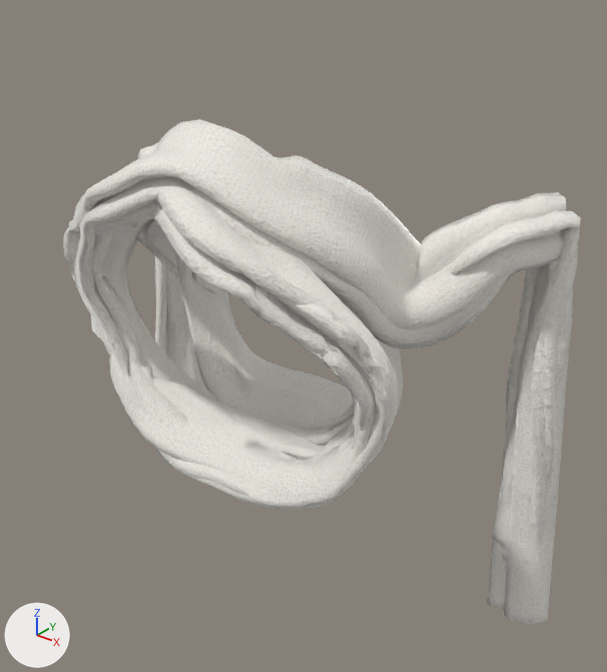
The glTF model play/models/towel/towel_sim.glb: old version first, new version second.
Camera for both pictures: a 50 mm camera at (0.267, -0.387, 0.156) aimed at (0.008, -0.064, -0.044). Lighting does not change. The marker at lower left points along +X, +Y and +Z. The older version comes first. Where no turn or scale is listed for an object, it has been applied to the vertices.

Before the edit, the objects in view are built like this:
```python
me_towel_patient02 = bpy.data.meshes.new('towel_patient02')
me_towel_patient02.from_pydata(...)  # 3488 vertices, 6972 faces; spans x -0.142..0.142, y -0.16..0.003, z -0.115..0.115
me_towel_patient02.materials.append(mat_towel_cloth)
me_towel_patient03 = bpy.data.meshes.new('towel_patient03')
me_towel_patient03.from_pydata(...)  # 3488 vertices, 6972 faces; spans x -0.14..0.14, y -0.154..0.001, z -0.116..0.115
me_towel_patient03.materials.append(mat_towel_cloth)
me_towel_patient04 = bpy.data.meshes.new('towel_patient04')
me_towel_patient04.from_pydata(...)  # 3488 vertices, 6972 faces; spans x -0.162..0.162, y -0.163..-0.057, z -0.133..0.106
me_towel_patient04.materials.append(mat_towel_cloth)
ob_towel_patient02 = bpy.data.objects.new('towel_patient02', me_towel_patient02)
ob_towel_patient02.location = (-0.0017, -0.001, -0.0451)
ob_towel_patient03 = bpy.data.objects.new('towel_patient03', me_towel_patient03)
ob_towel_patient03.location = (0.0035, 0.0002, -0.0583)
ob_towel_patient04 = bpy.data.objects.new('towel_patient04', me_towel_patient04)
ob_towel_patient04.location = (-0.0106, 0.0576, -0.0651)
# also in view: 'towel_patient05' at (-0.001, -0.079, -0.034); 'towel_patient01' at (-0.001, -0.079, -0.055)
```
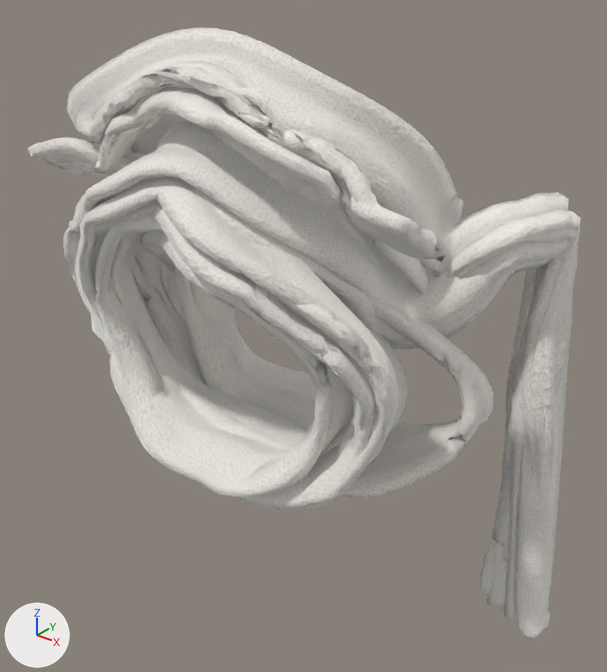
The change in detail:
Mesh me_towel_patient10 is new.
It has 3488 vertices, 6972 faces and spans x -0.144..0.144, y -0.162..-0.031, z -0.124..0.103.
It uses material mat_towel_cloth.
Mesh me_towel_patient09 is new.
It has 3488 vertices, 6972 faces and spans x -0.15..0.14, y -0.185..-0.076, z -0.089..0.066.
It uses material mat_towel_cloth.
Mesh me_towel_patient08 is new.
It has 3488 vertices, 6972 faces and spans x -0.151..0.092, y -0.162..-0.041, z -0.072..0.085.
It uses material mat_towel_cloth.
Mesh me_towel_patient07 is new.
It has 3488 vertices, 6972 faces and spans x -0.162..0.162, y -0.161..-0.047, z -0.131..0.106.
It uses material mat_towel_cloth.
Mesh me_towel_patient06 is new.
It has 3488 vertices, 6972 faces and spans x -0.144..0.144, y -0.158..0.008, z -0.127..0.127.
It uses material mat_towel_cloth.
Object 'towel_patient10' (ob_towel_patient10) is new; it shows me_towel_patient10.
Its location is (0.0005, 0.0316, -0.0612).
Object 'towel_patient09' (ob_towel_patient09) is new; it shows me_towel_patient09.
Its location is (0.0006, 0.0756, -0.0249).
Object 'towel_patient08' (ob_towel_patient08) is new; it shows me_towel_patient08.
Its location is (0.0239, 0.0113, 0.0327).
Object 'towel_patient07' (ob_towel_patient07) is new; it shows me_towel_patient07.
Its location is (-0.0083, 0.0528, -0.0669).
Object 'towel_patient06' (ob_towel_patient06) is new; it shows me_towel_patient06.
Its location is (-0.0039, 0.003, -0.0711).

Boxes [x1, y1, x2, y2] around the edits, measured in the pictures (607 x 672 px):
'towel_patient08', added
    after: [27, 28, 464, 294]
'towel_patient06', added
    after: [95, 194, 569, 498]
'towel_patient07', added (mostly hidden)
    after: [142, 225, 580, 641]
'towel_patient09', added
    after: [173, 209, 572, 498]
'towel_patient10', added (mostly hidden)
    after: [132, 232, 569, 576]
'towel_patient04', unchanged, covered by the edit
    before: [137, 142, 581, 625]
    after: [162, 211, 581, 622]
'towel_patient03', unchanged, covered by the edit
    before: [79, 211, 563, 562]
    after: [79, 211, 556, 562]
